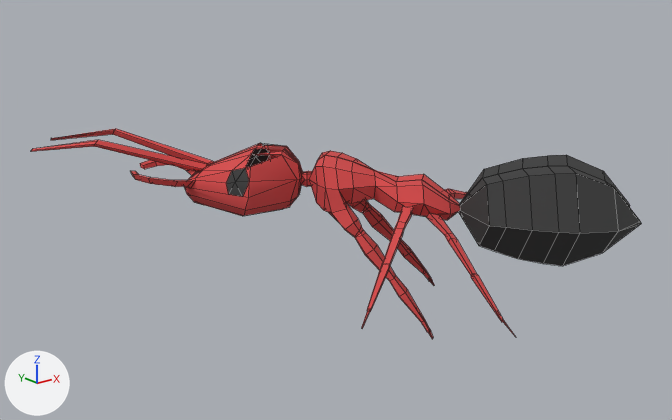
Renders of the FBX model Mrowisko/Mrowisko/MrowiskoContent/Models/mrowka_01.FBX from each side of a commit.
One viewpoint serves both versions: a 50 mm camera at (-1.095, -1.397, 0.666) aimed at (0.015, -0.01, 0.111). Arrows for +X, +Y and +Z are at lower left; the lights stay in place. Mesh edges are drawn as thin lines. Where no turn or scale is listed for an object, it has been applied to the vertices. Vertices at the same position are counted once.
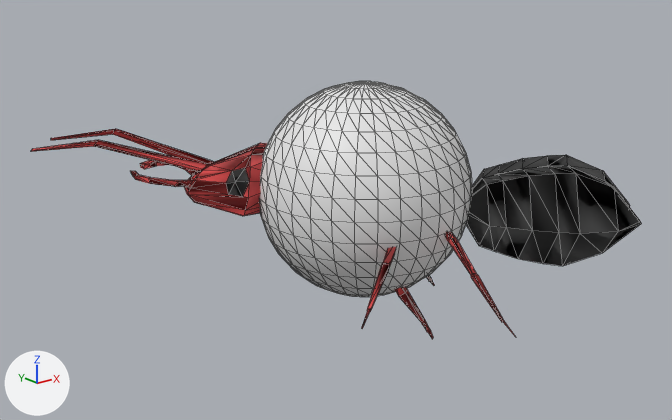
The newer file is also turned or shifted as a whole; pictures and numbers use the older file's frame.

Boxes (x1, y1, x2, y2) around the edits, measured in the pictures (672 x 420 px):
'BoundingSphere4', added
    after: (259, 81, 472, 297)
'Box001', reshaped
    both: (31, 129, 641, 339)

The edits, one by one:
me_mesh is used by ob_box001; location (-0.197, 0.051, 0.0).
me_mesh had 650 vertices, 604 faces and spanned x -0.245..0.736, y -0.57..0.411, z -0.101..0.252.
me_mesh now has 650 vertices, 1182 faces and spans x -0.245..0.736, y -0.57..0.411, z -0.101..0.252.
me_mesh part 1: the surface is now shaded smooth.
Mesh me_mesh_001 is new.
It is a UV sphere (32 segments, 16 rings, poles along z) spanning x -0.211..0.211, y -0.211..0.211, z -0.211..0.211.
Object 'BoundingSphere4' (ob_boundingsphere4) is new; it shows me_mesh_001.
Its location is (0.053, -0.051, 0.156).
